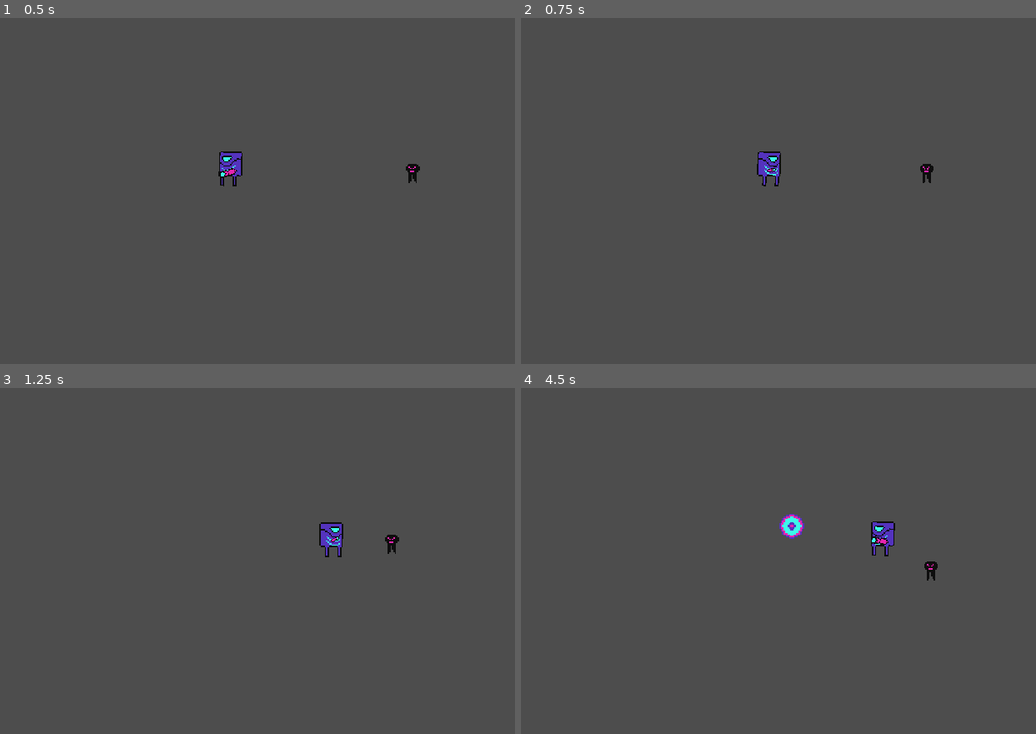
Above: before the commit, frames 1-4 (two rows, left to right).
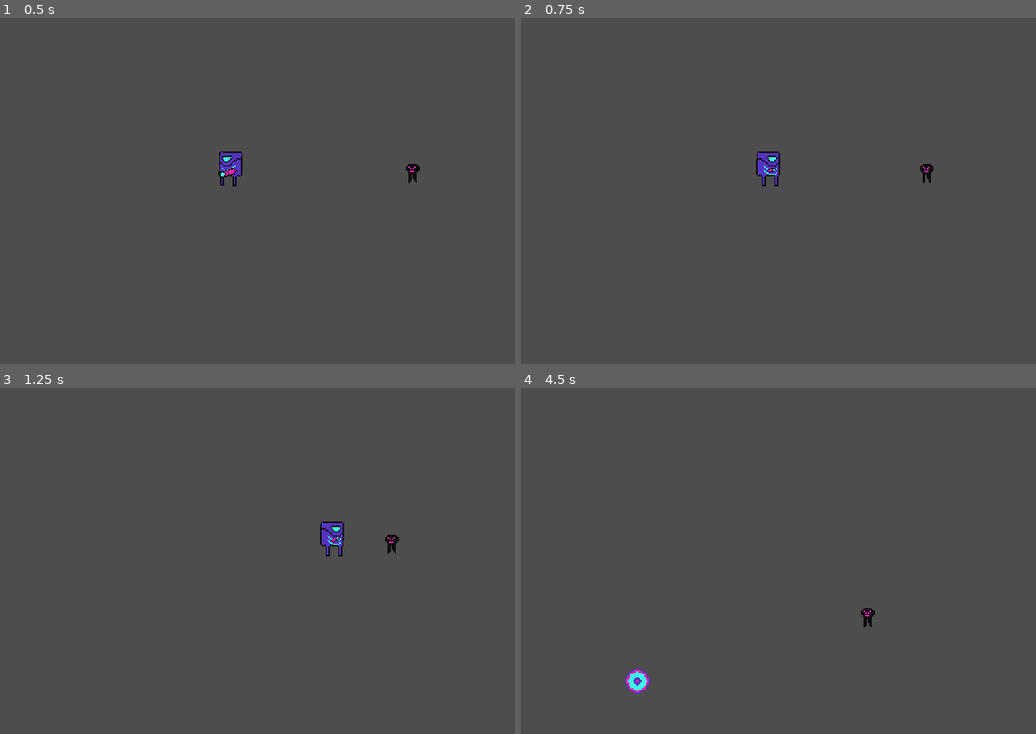
Above: after the commit, the same moments.

Repository: SamuelAlves-23/GameOffJam2023
Game: Godot game, scene res://Scenes/test_arena.tscn
The game is run twice, just before and just after one commit, with the same random seed, the same clock (stepped at 60 frames per second) and the same inputs.
Inputs (mouse positions are in pixels of both pictures, inside the frame that each line leads up to):
- Up to frame 1 (0.5 s): no input
- Up to frame 2 (0.75 s): move the mouse to (881, 156) at 0.52 s; hold D (move_right) from 0.53 s (still down); tap Mouse wheel down (decrease_bullet_size) at 0.6 s
- Up to frame 3 (1.25 s): keep holding D (move_right)
- Up to frame 4 (4.5 s): move the mouse to (603, 564) at 1.27 s; release D (move_right) at 1.28 s; hold S (move_down) 1.28-2.03 s; tap Mouse wheel up (increase_bullet_size) at 1.35, 3.6 s; move the mouse to (799, 464) at 2.02 s; press the mouse at (799, 464) at 2.03 s; hold D (move_right) 2.03-2.78 s; move the mouse to (701, 619) at 2.77 s; release the mouse at (701, 619) at 2.78 s; hold W (move_up) 2.78-3.53 s; tap Mouse wheel down (decrease_bullet_size) at 2.85 s; move the mouse to (933, 602) at 3.52 s; hold A (move_left) from 3.53 s (still down); move the mouse to (536, 491) at 4.27 s; click (536, 491) at 4.35 s

Frame 1 is identical in both runs. In frame 2, 0.1% of the frame differs, in the area x 45-51%, y 38-49%; in frame 3, 0.2%; in frame 4, 1.1%, in the area x 20-81%, y 36-89%.

Commit message:
hurt and hitbox, enemy damage and recoil

Diff:
--- a/Scenes/bullet.tscn
+++ b/Scenes/bullet.tscn
@@ -46,7 +46,7 @@
 
 [node name="Bullet" type="Area2D"]
 collision_layer = 8
-collision_mask = 4
+collision_mask = 32
 script = ExtResource("1_opujv")
 
 [node name="Sprite2D" type="Sprite2D" parent="."]
--- a/Scenes/enemy.tscn
+++ b/Scenes/enemy.tscn
@@ -1,8 +1,10 @@
-[gd_scene load_steps=9 format=3 uid="uid://c387xp0215red"]
+[gd_scene load_steps=13 format=3 uid="uid://c387xp0215red"]
 
 [ext_resource type="Script" path="res://Scripts/enemy.gd" id="1_3aiqp"]
 [ext_resource type="Texture2D" uid="uid://cl3yg47pv1te8" path="res://Assets/Sprites/enemy_02.png" id="1_mm73t"]
 [ext_resource type="PackedScene" uid="uid://cowl2mu74e3ng" path="res://Scenes/health_controller.tscn" id="2_skarv"]
+[ext_resource type="PackedScene" uid="uid://kbfhtgtgpfpl" path="res://Scenes/hurtbox.tscn" id="4_ksu5j"]
+[ext_resource type="PackedScene" uid="uid://c210hg6cguya3" path="res://Scenes/hitbox.tscn" id="5_3ssmi"]
 
 [sub_resource type="RectangleShape2D" id="RectangleShape2D_tkxd6"]
 size = Vector2(8, 14)
@@ -70,20 +72,26 @@
 }
 
 [sub_resource type="RectangleShape2D" id="RectangleShape2D_dhiff"]
-size = Vector2(6, 12)
+size = Vector2(6, 3)
+
+[sub_resource type="RectangleShape2D" id="RectangleShape2D_s5m1i"]
+size = Vector2(8, 14)
+
+[sub_resource type="RectangleShape2D" id="RectangleShape2D_34udr"]
+size = Vector2(8, 12)
 
 [node name="Enemy" type="CharacterBody2D"]
 position = Vector2(0, -16)
 collision_layer = 0
-collision_mask = 2
 script = ExtResource("1_3aiqp")
 
 [node name="Sprite2D" type="Sprite2D" parent="."]
 texture = ExtResource("1_mm73t")
 
 [node name="Area2D" type="Area2D" parent="."]
-collision_layer = 4
-collision_mask = 10
+visible = false
+collision_layer = 0
+collision_mask = 0
 
 [node name="CollisionShape2D" type="CollisionShape2D" parent="Area2D"]
 position = Vector2(0, 9)
@@ -101,3 +109,24 @@
 [node name="CollisionShape2D" type="CollisionShape2D" parent="."]
 position = Vector2(0, 9)
 shape = SubResource("RectangleShape2D_dhiff")
+
+[node name="Hurtbox" parent="." instance=ExtResource("4_ksu5j")]
+collision_layer = 32
+collision_mask = 9
+
+[node name="CollisionShape2D" parent="Hurtbox" index="0"]
+position = Vector2(0, 9)
+shape = SubResource("RectangleShape2D_s5m1i")
+
+[node name="Hitbox" parent="." instance=ExtResource("5_3ssmi")]
+collision_layer = 4
+collision_mask = 16
+
+[node name="CollisionShape2D" parent="Hitbox" index="0"]
+position = Vector2(0, 10)
+shape = SubResource("RectangleShape2D_34udr")
+
+[connection signal="area_entered" from="Hurtbox" to="." method="_on_hurtbox_area_entered"]
+
+[editable path="Hurtbox"]
+[editable path="Hitbox"]
--- /dev/null
+++ b/Scenes/hitbox.tscn
@@ -0,0 +1,8 @@
+[gd_scene load_steps=2 format=3 uid="uid://c210hg6cguya3"]
+
+[ext_resource type="Script" path="res://Scripts/Hitbox.gd" id="1_a6hws"]
+
+[node name="Hitbox" type="Area2D"]
+script = ExtResource("1_a6hws")
+
+[node name="CollisionShape2D" type="CollisionShape2D" parent="."]
--- /dev/null
+++ b/Scenes/hurtbox.tscn
@@ -0,0 +1,10 @@
+[gd_scene load_steps=2 format=3 uid="uid://kbfhtgtgpfpl"]
+
+[ext_resource type="Script" path="res://Scripts/hurtbox.gd" id="1_dnnch"]
+
+[node name="Hurtbox" type="Area2D"]
+script = ExtResource("1_dnnch")
+
+[node name="CollisionShape2D" type="CollisionShape2D" parent="."]
+
+[connection signal="area_entered" from="." to="." method="_on_area_entered"]
--- a/Scenes/player.tscn
+++ b/Scenes/player.tscn
@@ -1,15 +1,17 @@
-[gd_scene load_steps=8 format=3 uid="uid://d06x40l1epb15"]
+[gd_scene load_steps=11 format=3 uid="uid://d06x40l1epb15"]
 
 [ext_resource type="Texture2D" uid="uid://0yyxcu281gw" path="res://Assets/Sprites/Sprite-0001.png" id="1_jkaua"]
 [ext_resource type="Script" path="res://Scripts/player.gd" id="1_li8pp"]
 [ext_resource type="PackedScene" uid="uid://b5pfhg4sii5g8" path="res://Scenes/gun.tscn" id="3_c8h7p"]
+[ext_resource type="PackedScene" uid="uid://kbfhtgtgpfpl" path="res://Scenes/hurtbox.tscn" id="4_j83bh"]
+[ext_resource type="PackedScene" uid="uid://cowl2mu74e3ng" path="res://Scenes/health_controller.tscn" id="5_drfry"]
 
 [sub_resource type="RectangleShape2D" id="RectangleShape2D_nnon7"]
 size = Vector2(15, 16)
 
 [sub_resource type="Animation" id="Animation_wxrg8"]
 resource_name = "Move"
-length = 0.3
+length = 0.6
 loop_mode = 2
 tracks/0/type = "value"
 tracks/0/imported = false
@@ -18,10 +20,10 @@
 tracks/0/interp = 1
 tracks/0/loop_wrap = true
 tracks/0/keys = {
-"times": PackedFloat32Array(0, 0.1, 0.2, 0.3),
+"times": PackedFloat32Array(0, 0.2, 0.4, 0.6),
 "transitions": PackedFloat32Array(1, 1, 1, 1),
 "update": 0,
-"values": [Vector2(0, 0), Vector2(1, -1), Vector2(2, -1), Vector2(3, 0)]
+"values": [Vector2(0, 0), Vector2(0, -1), Vector2(0, 0), Vector2(0, -1)]
 }
 tracks/1/type = "value"
 tracks/1/imported = false
@@ -30,34 +32,10 @@
 tracks/1/interp = 1
 tracks/1/loop_wrap = true
 tracks/1/keys = {
-"times": PackedFloat32Array(0, 0.1, 0.2, 0.3),
-"transitions": PackedFloat32Array(1, 1, 1, 1),
+"times": PackedFloat32Array(),
+"transitions": PackedFloat32Array(),
 "update": 0,
-"values": [0.0, 0.0174533, 0.0349066, 0.0523599]
-}
-tracks/2/type = "value"
-tracks/2/imported = false
-tracks/2/enabled = true
-tracks/2/path = NodePath("CollisionShape2D:position")
-tracks/2/interp = 1
-tracks/2/loop_wrap = true
-tracks/2/keys = {
-"times": PackedFloat32Array(0, 0.1, 0.2, 0.3),
-"transitions": PackedFloat32Array(1, 1, 1, 1),
-"update": 0,
-"values": [Vector2(0.5, 0), Vector2(1.5, -1), Vector2(2.5, -1), Vector2(3.5, 0)]
-}
-tracks/3/type = "value"
-tracks/3/imported = false
-tracks/3/enabled = true
-tracks/3/path = NodePath("CollisionShape2D:rotation")
-tracks/3/interp = 1
-tracks/3/loop_wrap = true
-tracks/3/keys = {
-"times": PackedFloat32Array(0, 0.1, 0.2, 0.3),
-"transitions": PackedFloat32Array(1, 1, 1, 1),
-"update": 0,
-"values": [0.0, 0.0174533, 0.0349066, 0.0523599]
+"values": []
 }
 
 [sub_resource type="Animation" id="Animation_v6e83"]
@@ -86,30 +64,6 @@
 "update": 0,
 "values": [0.0174533]
 }
-tracks/2/type = "value"
-tracks/2/imported = false
-tracks/2/enabled = true
-tracks/2/path = NodePath("CollisionShape2D:position")
-tracks/2/interp = 1
-tracks/2/loop_wrap = true
-tracks/2/keys = {
-"times": PackedFloat32Array(0),
-"transitions": PackedFloat32Array(1),
-"update": 0,
-"values": [Vector2(1.5, -1)]
-}
-tracks/3/type = "value"
-tracks/3/imported = false
-tracks/3/enabled = true
-tracks/3/path = NodePath("CollisionShape2D:rotation")
-tracks/3/interp = 1
-tracks/3/loop_wrap = true
-tracks/3/keys = {
-"times": PackedFloat32Array(0),
-"transitions": PackedFloat32Array(1),
-"update": 0,
-"values": [0.0174533]
-}
 
 [sub_resource type="AnimationLibrary" id="AnimationLibrary_tfs1x"]
 _data = {
@@ -117,8 +71,12 @@
 "RESET": SubResource("Animation_v6e83")
 }
 
+[sub_resource type="RectangleShape2D" id="RectangleShape2D_n7j68"]
+size = Vector2(15, 16)
+
 [node name="Player" type="CharacterBody2D" groups=["Player"]]
 position = Vector2(0, -16)
+collision_layer = 2
 script = ExtResource("1_li8pp")
 
 [node name="Sprite2D" type="Sprite2D" parent="."]
@@ -127,8 +85,7 @@
 texture = ExtResource("1_jkaua")
 
 [node name="CollisionShape2D" type="CollisionShape2D" parent="."]
-position = Vector2(1.5, -1)
-rotation = 0.0174533
+position = Vector2(0.5, 0)
 shape = SubResource("RectangleShape2D_nnon7")
 
 [node name="AnimationPlayer" type="AnimationPlayer" parent="."]
@@ -141,3 +98,17 @@
 
 [node name="Camera2D" type="Camera2D" parent="."]
 enabled = false
+
+[node name="Hurtbox" parent="." instance=ExtResource("4_j83bh")]
+collision_layer = 16
+collision_mask = 5
+
+[node name="CollisionShape2D" parent="Hurtbox" index="0"]
+position = Vector2(0.5, 0)
+shape = SubResource("RectangleShape2D_n7j68")
+
+[node name="HealthController" parent="." instance=ExtResource("5_drfry")]
+
+[connection signal="area_entered" from="Hurtbox" to="." method="_on_hurtbox_area_entered"]
+
+[editable path="Hurtbox"]
--- /dev/null
+++ b/Scripts/Hitbox.gd
@@ -0,0 +1,3 @@
+extends Area2D
+
+@export var damage = 1
--- a/Scripts/bullet.gd
+++ b/Scripts/bullet.gd
@@ -1,9 +1,11 @@
 extends Area2D
 @export var direction = Vector2.ZERO
 @export var speed = 600
+var damage
 
 # Called every frame. 'delta' is the elapsed time since the previous frame.
 func _process(delta):
+	damage = scale.x * 10
 	translate(direction.normalized() * delta * speed)
 	await get_tree().create_timer(0.5).timeout
 	queue_free()
@@ -14,5 +16,3 @@
 		scale -= Vector2(0.25,0.25)
 	else:
 		queue_free()
-
-	area.get_parent().take_damage(scale.x * 10)
--- a/Scripts/enemy.gd
+++ b/Scripts/enemy.gd
@@ -7,12 +7,16 @@
 @export var ACCELERATION = 300
 @export var MAX_SPEED = 20
 @export var FRICTION = 200
+@export var damage = 1
 
-func take_damage(damage):
-	health_controller.take_damage(damage)
 
 func _physics_process(delta):
 	var direction = (player.global_position - global_position).normalized()
 	velocity = velocity.move_toward(direction * MAX_SPEED, ACCELERATION * delta)
 	sprite.flip_h = velocity.x > 0
 	move_and_slide()
+
+
+func _on_hurtbox_area_entered(area):
+	print("Entra")
+	health_controller.take_damage(area.damage)
--- /dev/null
+++ b/Scripts/hurtbox.gd
@@ -0,0 +1,22 @@
+extends Area2D
+
+@export var show_hit = true
+
+#const HitEffect = preload("res://Effects/hit_effect.tscn")
+
+func _ready():
+	pass # Replace with function body.
+
+
+# Called every frame. 'delta' is the elapsed time since the previous frame.
+func _process(delta):
+	pass
+
+
+func _on_area_entered(area):
+	pass
+#	if show_hit:
+#		var effect = HitEffect.instantiate()
+#		var main = get_tree().current_scene
+#		main.add_child(effect)
+#		effect.global_position = global_position
--- a/Scripts/player.gd
+++ b/Scripts/player.gd
@@ -3,9 +3,11 @@
 
 enum {
 	MOVE,
-	RECOIL
+	RECOIL,
+	HIT
 }
 var state = MOVE
+var damage_recoil_vector
 var recoil_vector = Vector2.DOWN
 
 @export var ACCELERATION = 500
@@ -18,6 +20,7 @@
 @onready var animationPlayer = $AnimationPlayer
 @onready var sprite = $Sprite2D
 @onready var gun = $Gun
+@onready var health_controller = $HealthController
 @export var size_variation = Vector2(0.5,0.5)
 
 func _process(delta):
@@ -30,6 +33,8 @@
 			move_state(delta)
 		RECOIL:
 			recoil_state(delta, gun.scale)
+		HIT:
+			hit_state(delta)
 
 func move_state(delta):
 	var direction = get_viewport().get_mouse_position().x
@@ -39,7 +44,7 @@
 	input_vector = input_vector.normalized()
 
 	if input_vector != Vector2.ZERO:
-		animationPlayer.play("Move")
+#		animationPlayer.play("Move")
 		velocity = velocity.move_toward(input_vector * MAX_SPEED, ACCELERATION * delta)
 	else:
 		velocity = velocity.move_toward(Vector2.ZERO, FRICTION * delta)
@@ -66,3 +71,15 @@
 	animationPlayer.stop()
 	move_and_slide()
 	state = MOVE
+
+func hit_state(delta):
+	velocity = RECOIL_SPEED * damage_recoil_vector * delta * 3
+	move_and_slide()
+	state = MOVE
+
+func _on_hurtbox_area_entered(area):
+	var current_pos = global_position
+	damage_recoil_vector = -(area.global_position - current_pos)
+	damage_recoil_vector = damage_recoil_vector.normalized()
+	health_controller.take_damage(area.damage)
+	state = HIT
--- a/project.godot
+++ b/project.godot
@@ -71,6 +71,8 @@
 2d_physics/layer_2="player"
 2d_physics/layer_3="enemy"
 2d_physics/layer_4="bullet"
+2d_physics/layer_5="playerHurtbox"
+2d_physics/layer_6="enemyHurtbox"
 
 [rendering]
 
